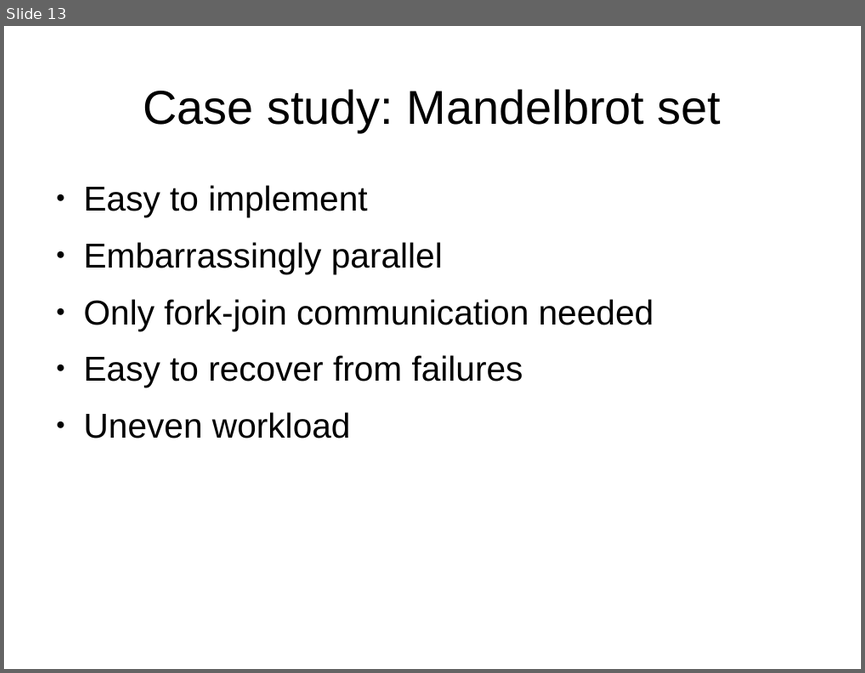
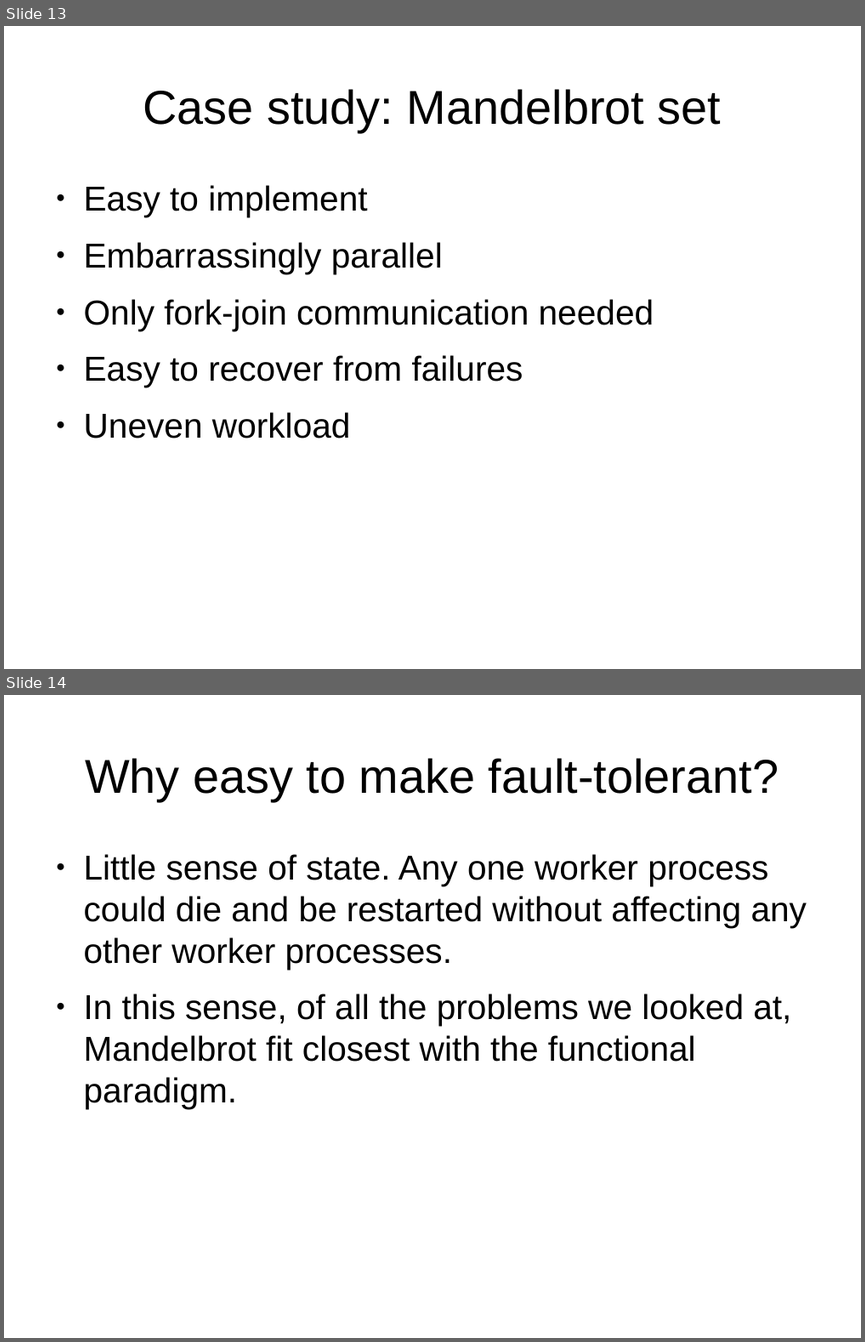
Before and after one commit to FractalDesigns/cowichan-1, a slide deck: miscellaneous/2010-12/slidesv2.odp. Shown one above the other, each under a label of ours: slide 13 before the commit, slides 13 and 14 after it. The pictures are 865x673 and 865x1342 pixels, drawn with LibreOffice and Linux fonts; fonts in the diff are those of the drawing; background and template pictures are left out. Boxes give left, top, right and bottom in pixels: in the first picture for what was removed or moved away, otherwise in the second. Text is boxed around its words. In the diff, an @@ line names an element or a change of style, - is before the commit and + after.

```diff
--- a/miscellaneous/2010-12/slidesv2.odp
+++ b/miscellaneous/2010-12/slidesv2.odp
@@ slide 14 added at (4, 695, 861, 1338), background picture (left out) @@
@@ title added at (85, 758, 778, 801), 44 pt, text #000000 @@
+Why easy to make fault-tolerant?
@@ text added at (84, 854, 807, 1109), 32 pt, text #000000 @@
+● Little sense of state. Any one worker process could die and be restarted without affecting any other worker processes.
+● In this sense, of all the problems we looked at, Mandelbrot fit closest with the functional paradigm.
```
Also in this commit, not shown: 2 slides changed, 1 other slide added.
